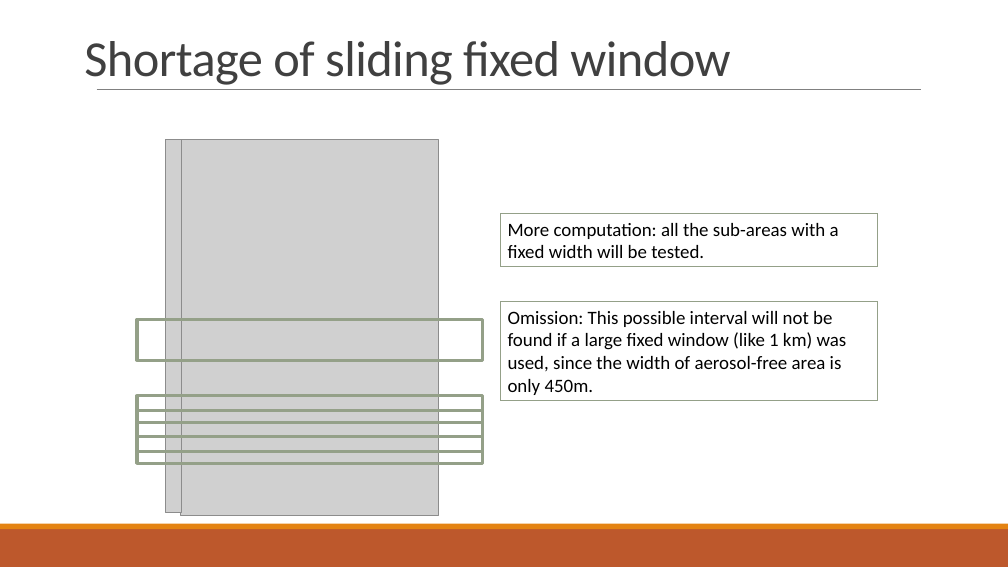
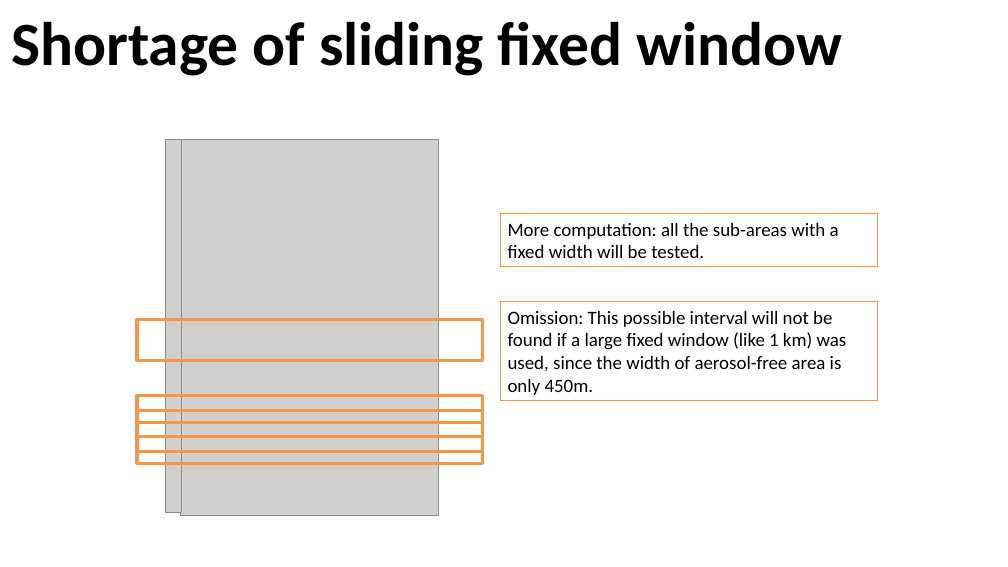
Before and after one commit to PollyNET/Pollynet_Processing_Chain, a slide deck: slide 9 of doc/Pollynet_Processing_Chain.pptx. Drawn at 1008x567 pixels with LibreOffice and Linux fonts; fonts in the diff are those of the drawing; grey boxes stand for pictures; background and template pictures are left out. Boxes give left, top, right and bottom in pixels: in the first picture for what was removed or moved away, otherwise in the second. Text is boxed around its words. In the diff, an @@ line names an element or a change of style, - is before the commit and + after.

```diff
--- a/doc/Pollynet_Processing_Chain.pptx
+++ b/doc/Pollynet_Processing_Chain.pptx
@@ title "Shortage of sliding fixed window": place and size @@
-title "Shortage of sliding fixed window" at [84, 41, 730, 85]
+title "Shortage of sliding fixed window" at [11, 21, 843, 76]
@@ title "Shortage of sliding fixed window" at [11, 21, 843, 76]: size 48 to 58.7 pt, text colour #404040 to #000000, letter spacing -0.5 to 0 pt, bold on; alignment left to centre; line spacing 0.85 to 1; vertical alignment bottom to top @@
@@ line removed from (97, 89) to (921, 89) @@
@@ rectangle "More computation: all the sub-areas ..." at [501, 214, 878, 268]: outline #94A088 0.75 pt to #F79646 0.75 pt @@
@@ outline #94A088 3 pt to #F79646 3 pt in 4 elements at [137, 423, 482, 464], [137, 411, 482, 452], [137, 396, 482, 437], [137, 320, 482, 361] @@
@@ rectangle "Omission: This possible interval will ..." at [501, 302, 878, 401]: outline #94A088 0.75 pt to #F79646 0.75 pt @@
@@ rectangle removed at [0, 529, 1008, 567] @@
@@ rectangle removed at [0, 524, 1008, 529] @@
```
Also in this commit, not shown: 9 other slides changed, 3 slides added, 2 slides removed, 3 other files.
